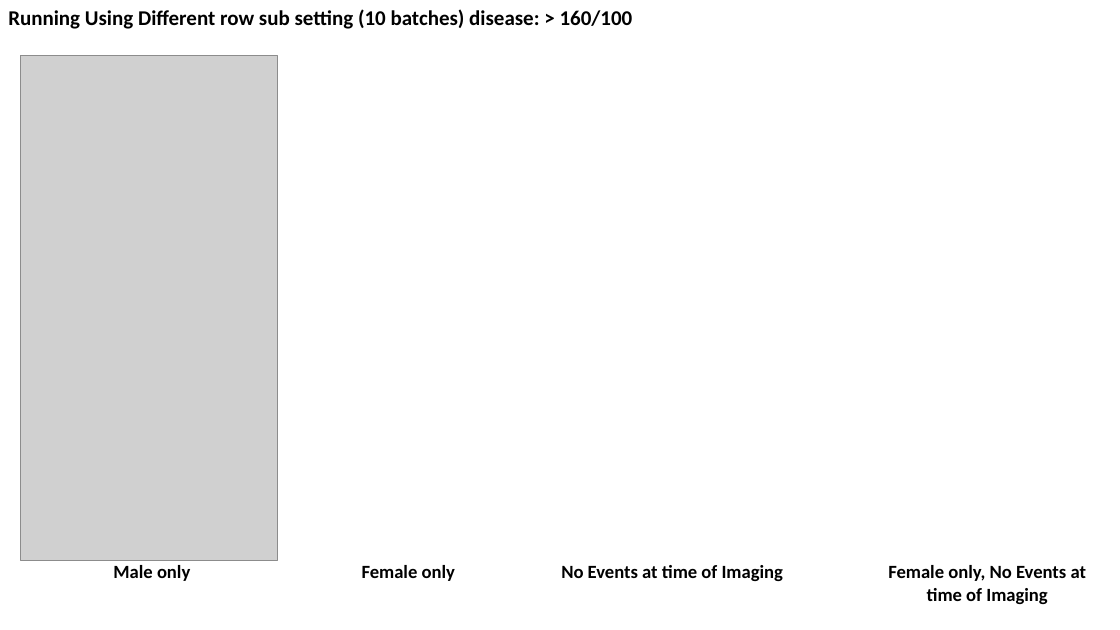
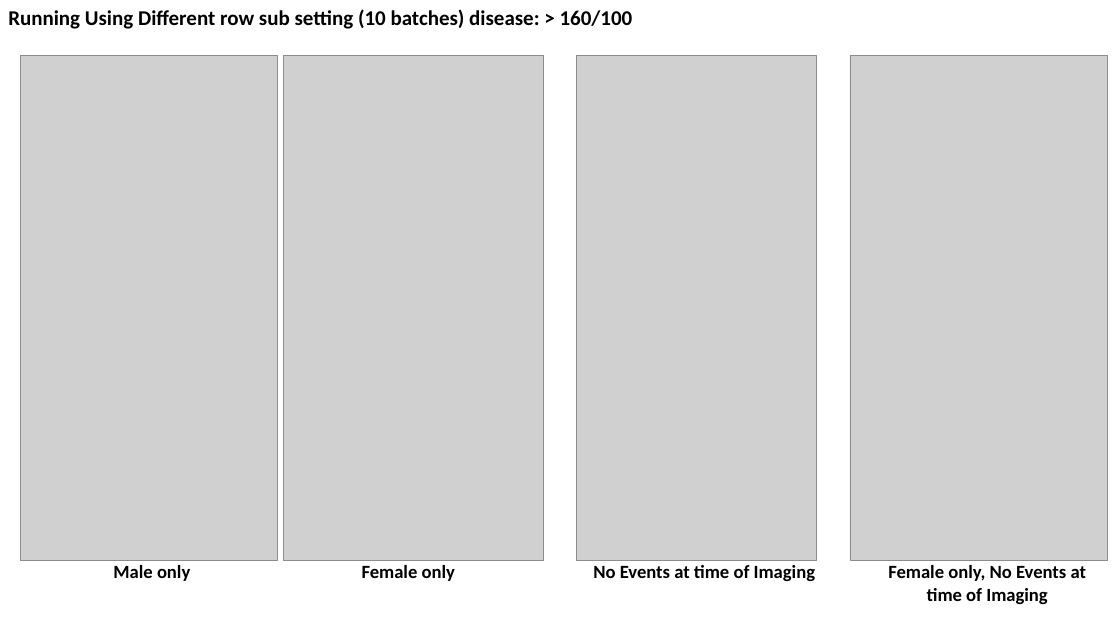
Before and after one commit to zhaohanxiong/OxfordCVM, a slide deck: slide 25 of job_results.pptx. Drawn at 1120x630 pixels with LibreOffice and Linux fonts; fonts in the diff are those of the drawing; grey boxes stand for pictures. Boxes give left, top, right and bottom in pixels: in the first picture for what was removed or moved away, otherwise in the second. Text is boxed around its words. In the diff, an @@ line names an element or a change of style, - is before the commit and + after.

Commit message:
added ppt

```diff
--- a/job_results.pptx
+++ b/job_results.pptx
@@ picture added at bbox=[283, 55, 543, 560] @@
@@ picture added at bbox=[576, 55, 817, 560] @@
@@ picture added at bbox=[850, 55, 1108, 560] @@
@@ rectangle "Female only": place and size @@
-rectangle "Female only" at bbox=[362, 565, 455, 581]
+rectangle "Female only" at bbox=[296, 560, 520, 583]
@@ rectangle "No Events at time of ...": place and size @@
-rectangle "No Events at time of ..." at bbox=[561, 565, 783, 581]
+rectangle "No Events at time of ..." at bbox=[592, 560, 817, 583]
@@ rectangle "Female only, No Events at ...": place and size @@
-rectangle "Female only, No Events at ..." at bbox=[888, 565, 1086, 604]
+rectangle "Female only, No Events at ..." at bbox=[875, 560, 1100, 606]
```
Also in this commit, not shown: 1 other slide changed.
